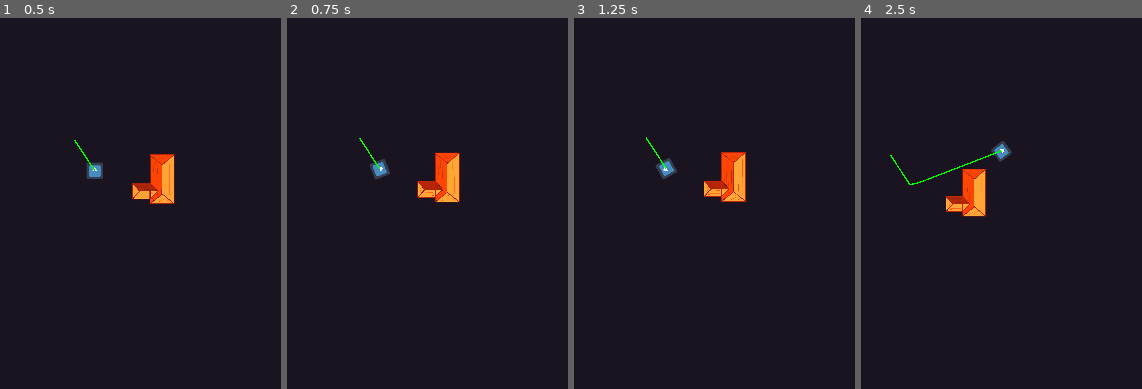
Above: before the commit, frames 1-4 (left to right).
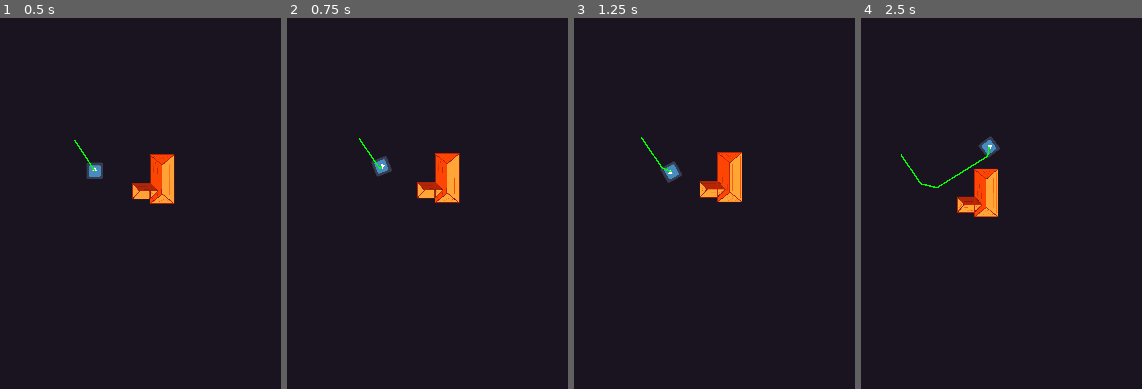
Above: after the commit, the same moments.

Repository: SpyrexDE/BzzBzz
Game: Godot game, scene res://levels/testlvl1.tscn
The game is run twice, just before and just after one commit, with the same random seed, the same clock (stepped at 60 frames per second) and the same inputs. The engine's default icon, where the game draws it, is replaced by a stand-in: a white triangle on a blue panel in a dark square.
Inputs:
- Up to frame 1 (0.5 s): no input
- Up to frame 2 (0.75 s): hold D (steer_right) from 0.53 s (still down); tap Space (interact) at 0.6 s
- Up to frame 3 (1.25 s): keep holding D (steer_right)
- Up to frame 4 (2.5 s): release D (steer_right) at 1.28 s; hold S (go_backward) 1.28-2.03 s; tap Space (interact) at 1.35, 2.1 s; hold D (steer_right) from 2.03 s (still down)

Frame 1 is identical in both runs. In frame 2, 0.7% of the frame differs, in the area x 25-62%, y 32-50%; in frame 3, 1.3%; in frame 4, 2.4%, in the area x 10-54%, y 32-54%.

Commit message:
Add drift to robot

Diff:
--- a/robot/robot.gd
+++ b/robot/robot.gd
@@ -9,13 +9,15 @@
 
 func _physics_process(_delta):
 	var steering = Input.get_action_strength("steer_right") - Input.get_action_strength("steer_left")
+	var drift_factor = min(0.1, abs(steering))
+	var drift_vector = Vector2(drift_factor, drift_factor)
 
 	rotation += steering_speed * steering / friction_multiplier
 
 	var input = Input.get_action_strength("go_forward") - Input.get_action_strength("go_backward")
-	velocity += Vector2(0, -speed * input).rotated(rotation)
+	velocity += Vector2(0, -speed * input - drift_factor * 500).rotated(rotation)
 
-	var total_friction = friction * friction_multiplier
+	var total_friction = friction * friction_multiplier - drift_factor
 	velocity = velocity / total_friction
 
 	move_and_slide()
